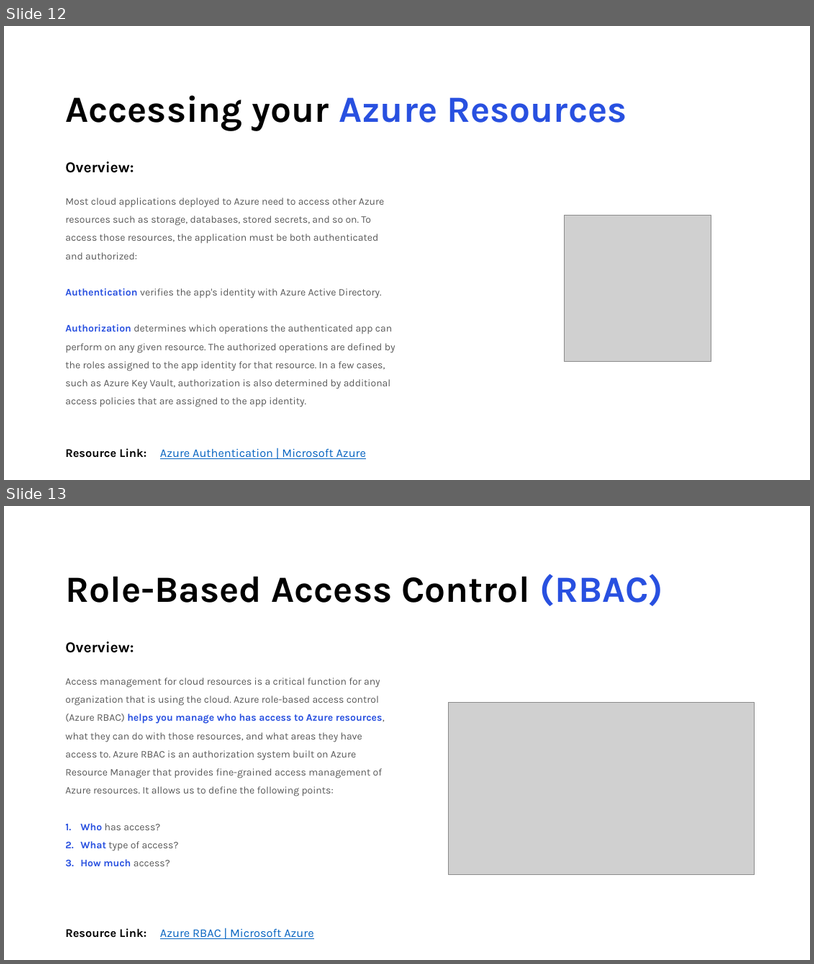
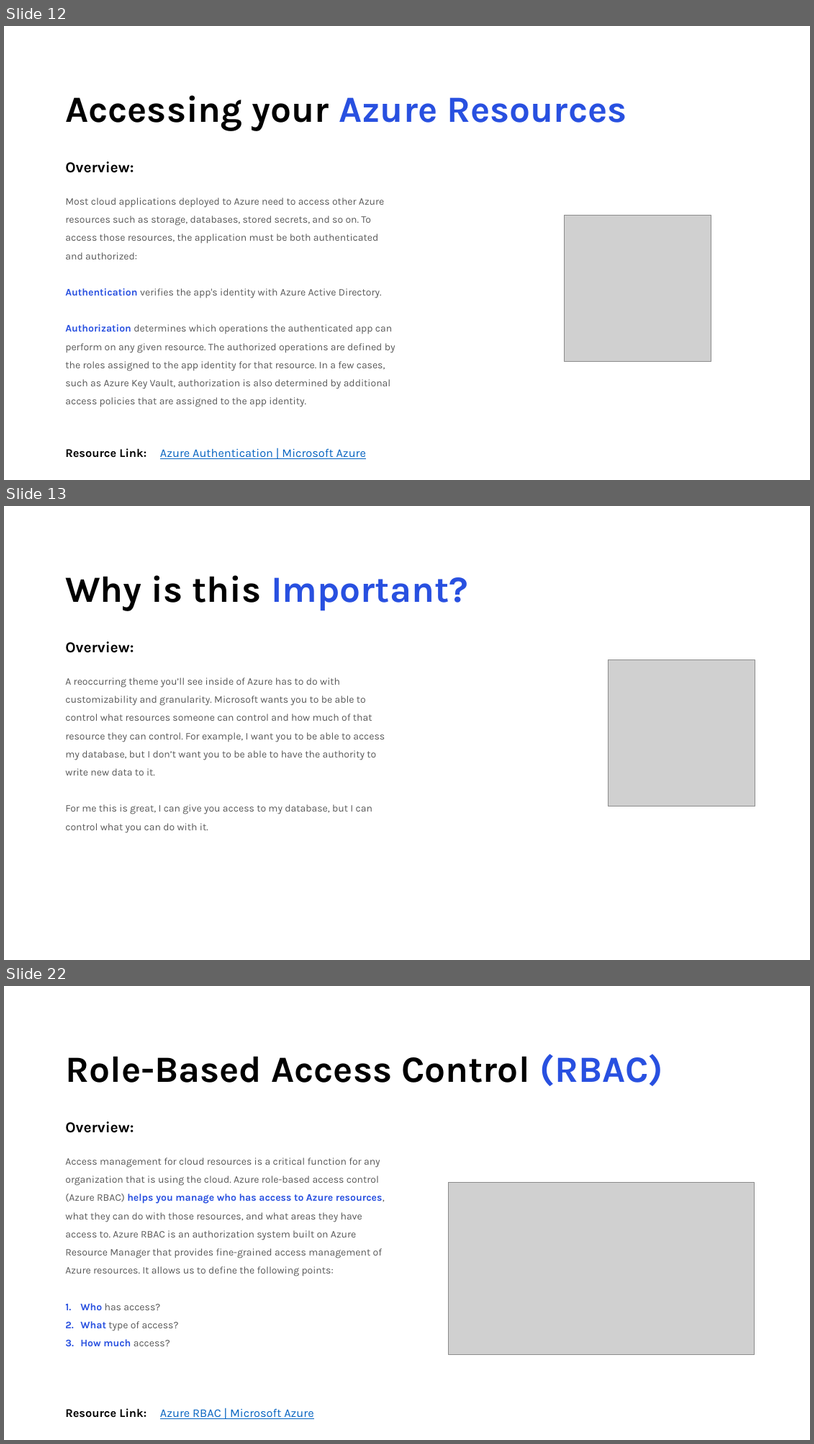
Before and after one commit to areed1192/azure-sql-data-project, a slide deck: samples/resources/Microsoft Azure.pptx. Shown one above the other, each under a label of ours: slides 12 and 13 before the commit, slides 12, 13 and 22 after it; the slides between them are not shown. The pictures are 814x964 and 814x1444 pixels, drawn with LibreOffice and Linux fonts; fonts in the diff are those of the drawing; grey boxes stand for pictures. Boxes give left, top, right and bottom in pixels: in the first picture for what was removed or moved away, otherwise in the second. Text is boxed around its words. In the diff, an @@ line names an element or a change of style, - is before the commit and + after.

```diff
--- a/samples/resources/Microsoft Azure.pptx
+++ b/samples/resources/Microsoft Azure.pptx
@@ slide 13 added at (4, 506, 810, 960), background #FFFFFF @@
@@ title added at (65, 575, 468, 611), 44 pt, text #2850E0, bold @@
+Why is this Important?
@@ text added at (65, 641, 134, 653), 18 pt, text #000000, bold @@
+Overview:
@@ text added at (65, 677, 385, 833), 12 pt, text #595959 @@
+A reoccurring theme you’ll see inside of Azure has to do with customizability and granularity. Microsoft wants you to be able to control what resources someone can control and how much of that resource they can control. For example, I want you to be able to access my database, but I don’t want you to be able to have the authority to write new data to it.
+For me this is great, I can give you access to my database, but I can control what you can do with it.
@@ picture added at (609, 659, 756, 806) @@
@@ what was slide 13 is now slide 22 @@
```
Also in this commit, not shown: 1 slide changed, 12 other slides added, 7 other files.
